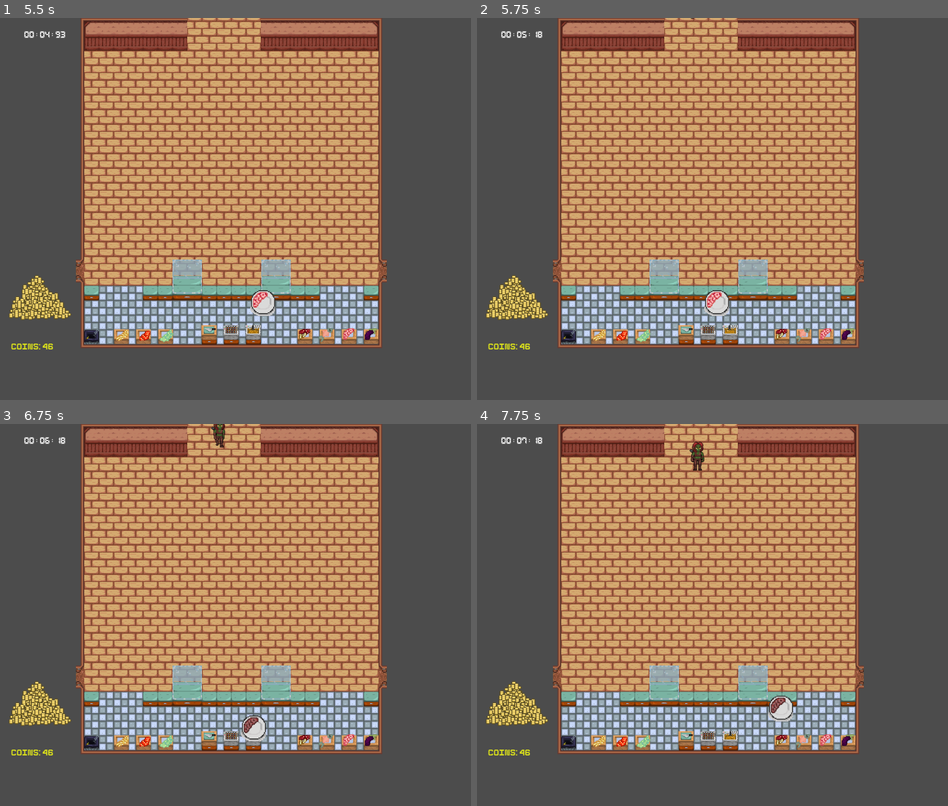
Above: before the commit, frames 1-4 (two rows, left to right).
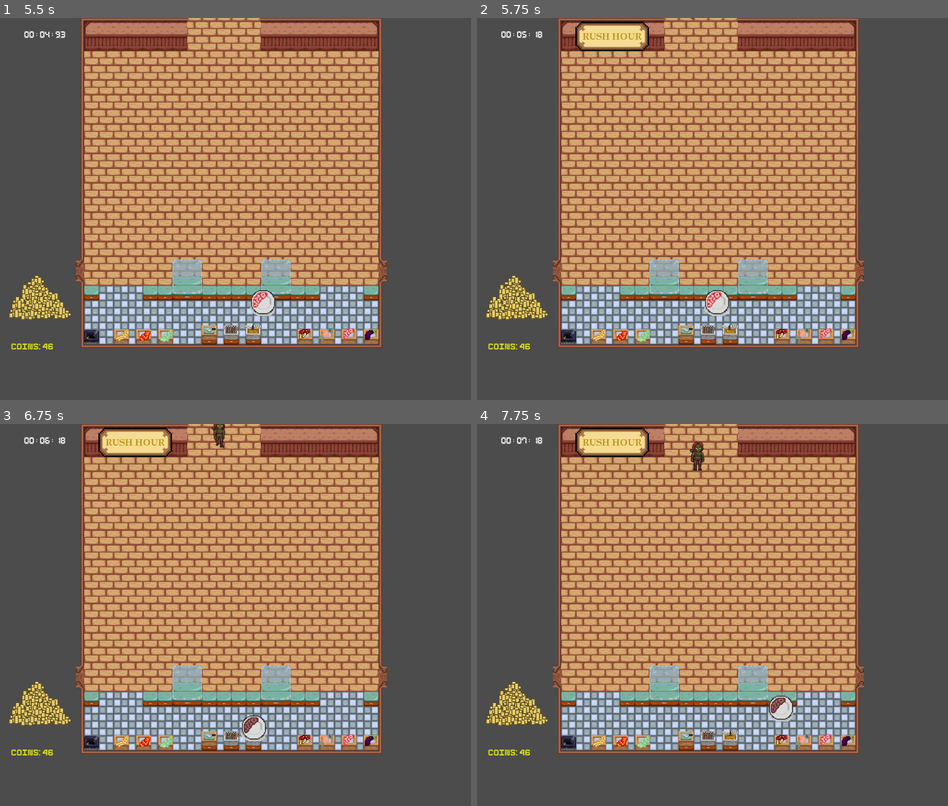
Above: after the commit, the same moments.

Repository: OscarPindaro/MiniJam152_Heroes
Game: Godot game, scene res://scenes/UI/menu/MainMenu.tscn
The game is run twice, just before and just after one commit, with the same random seed, the same clock (stepped at 60 frames per second) and the same inputs. The project has no main scene, so this scene is started directly. The engine's default icon, where the game draws it, is replaced by a stand-in: a white triangle on a blue panel in a dark square. Sound files missing from this copy of the repository are replaced by a short silence.
Inputs:
- Up to frame 1 (5.5 s): click "Play . . . . . . . . . 15c" at 0.5 s; tap Enter at 1.25, 2.75, 4.25 s; hold D (player_move_right) 1.28-2.03 s; tap E (player_interact) every 0.75 s from 1.35 to 5.1 s; tap Space at 1.52, 2, 2.27, 3.5, 3.77, 4.52, 5.27 s; hold S (player_move_down) 2.03-2.78 s; hold D (player_move_right) 2.78-3.53 s; hold W (player_move_up) 3.53-4.28 s; hold A (player_move_left) from 4.28 s (still down)
- Up to frame 2 (5.75 s): keep holding A (player_move_left)
- Up to frame 3 (6.75 s): release A (player_move_left) at 5.78 s; hold S (player_move_down) 5.78-6.53 s; tap E (player_interact) at 5.85, 6.6 s; tap Space at 6.5 s; hold D (player_move_right) from 6.53 s (still down)
- Up to frame 4 (7.75 s): tap Space at 6.77, 7.52 s; release D (player_move_right) at 7.28 s; hold W (player_move_up) from 7.28 s (still down); tap E (player_interact) at 7.35 s

Frame 1 is identical in both runs. In frame 2, 1.1% of the frame differs, in the area x 20-37%, y 0-9%; in frame 3, 1.1%; in frame 4, 1.1%.

Commit message:
now the rush our timer works

Diff:
--- /dev/null
+++ b/scenes/Map/RushHour.gd
@@ -0,0 +1,41 @@
+extends Node2D
+
+
+export var rush_hour_emitter_path: NodePath
+onready var rush_hour_emitter = get_node(rush_hour_emitter_path)
+
+onready var rush_hour_sprite: Sprite = $RushHourSign
+onready var flicker_timer: Timer = $FlickerTimer
+onready var flicker_timer_process = $FlickerPeriodTimer
+
+var is_flikering = false
+var is_rush : bool = false
+
+# Called when the node enters the scene tree for the first time.
+func _ready():
+	rush_hour_emitter.connect("rushHour_start", self, "on_rush_start")
+	rush_hour_emitter.connect("rushHour_end", self, "on_rush_end")
+	rush_hour_sprite.visible = false
+
+func on_rush_start():
+	is_rush = true
+	rush_hour_sprite.visible = true
+	flicker_timer_process.start()
+	flicker_timer.start()
+
+
+func on_rush_end():
+	is_rush = false
+	flicker_timer_process.start()
+	flicker_timer.start()
+
+
+
+func _on_FlickerTimer_timeout():
+	rush_hour_sprite.visible = not rush_hour_sprite.visible
+
+
+func _on_FlickerPeriodTimer_timeout():
+	# stop the flikering
+	flicker_timer.stop()
+	rush_hour_sprite.visible = is_rush
--- /dev/null
+++ b/scenes/Map/RushHour.tscn
@@ -0,0 +1,20 @@
+[gd_scene load_steps=3 format=2]
+
+[ext_resource path="res://scenes/Map/RushHour.gd" type="Script" id=1]
+[ext_resource path="res://asset/Map/rush_hour2.png" type="Texture" id=2]
+
+[node name="RushHour" type="Node2D"]
+script = ExtResource( 1 )
+
+[node name="RushHourSign" type="Sprite" parent="."]
+texture = ExtResource( 2 )
+
+[node name="FlickerTimer" type="Timer" parent="."]
+wait_time = 0.5
+
+[node name="FlickerPeriodTimer" type="Timer" parent="."]
+wait_time = 5.0
+one_shot = true
+
+[connection signal="timeout" from="FlickerTimer" to="." method="_on_FlickerTimer_timeout"]
+[connection signal="timeout" from="FlickerPeriodTimer" to="." method="_on_FlickerPeriodTimer_timeout"]
--- a/scenes/TestItem.tscn
+++ b/scenes/TestItem.tscn
@@ -10,6 +10,7 @@
 [ext_resource path="res://scenes/Mappa.tscn" type="PackedScene" id=8]
 [ext_resource path="res://scenes/ObjectContainers/MenuController.tscn" type="PackedScene" id=9]
 [ext_resource path="res://scenes/eroi/spawner_eroi.tscn" type="PackedScene" id=10]
+[ext_resource path="res://scenes/Map/RushHour.tscn" type="PackedScene" id=11]
 
 [node name="TestItem" type="Node2D"]
 
@@ -97,8 +98,13 @@
 
 [node name="SpawnerEroi" parent="." instance=ExtResource( 10 )]
 min_wait_time = 0.2
+rushHour_treshold = 4.9
 wave_dim = 50
 menu_path = NodePath("../MenuController")
 spawnEdges = PoolVector2Array( 423, -40, 550, -40 )
 destEdges = PoolVector2Array( 407, 544, 600, 544 )
 exitPoints = PoolVector2Array( 823, 550, 183, 550 )
+
+[node name="RushHour" parent="." instance=ExtResource( 11 )]
+position = Vector2( 294, 40 )
+rush_hour_emitter_path = NodePath("../SpawnerEroi")
Binary file added: asset/Map/rush_hour1.png
Not shown, added: asset/Map/rush_hour1.png.import
Binary file added: asset/Map/rush_hour2.png
Not shown, added: asset/Map/rush_hour2.png.import
Not shown: 1 places in scenes/TestItem.tscn that only renumber resources
